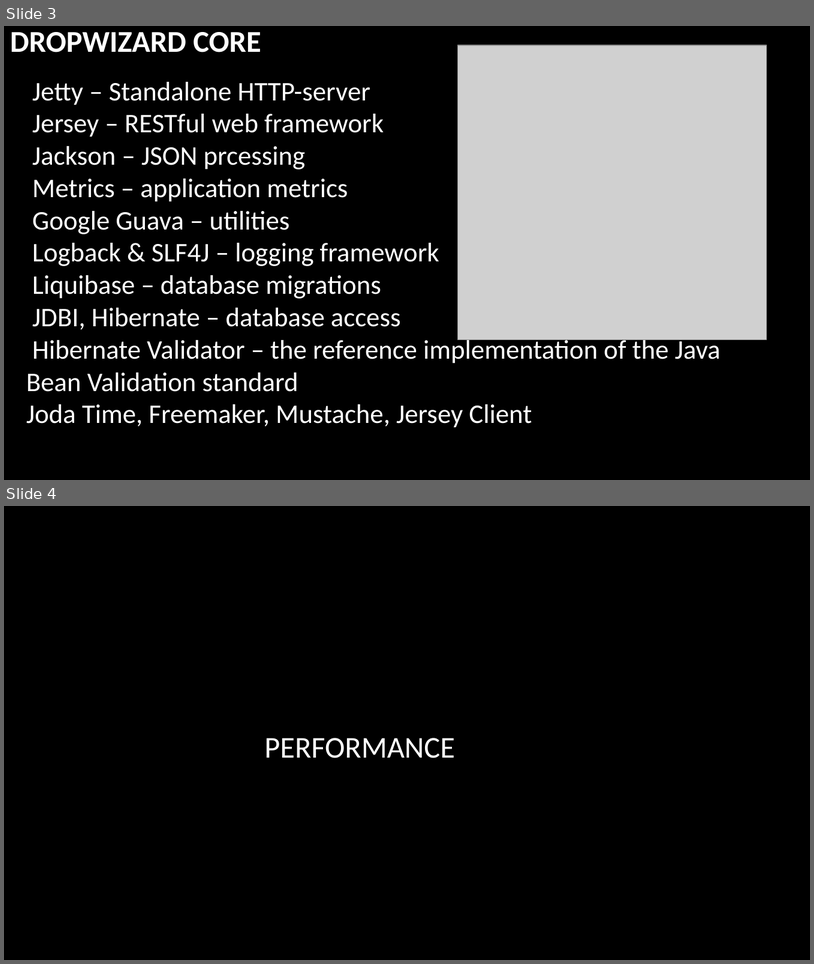
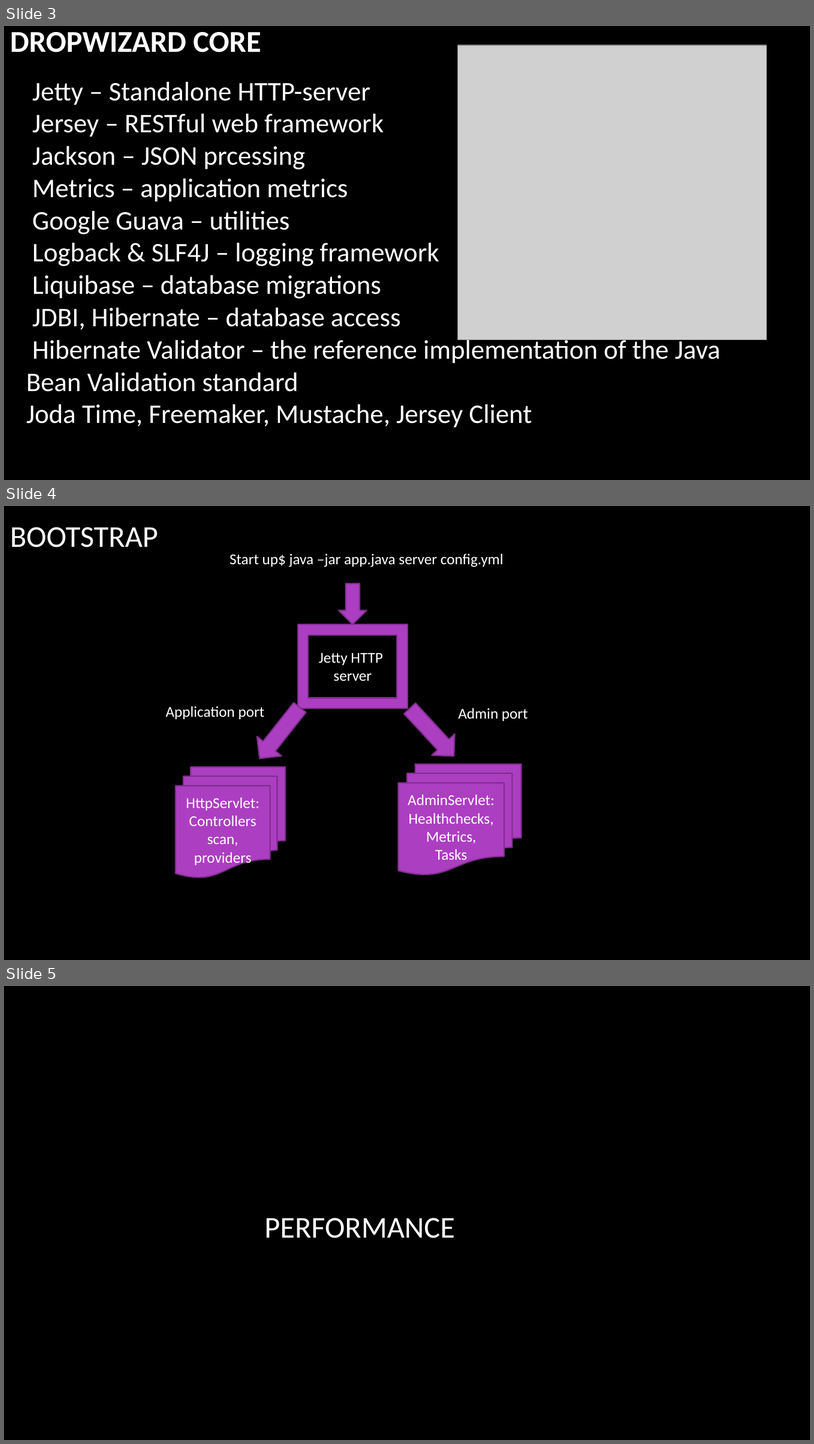
Before and after one commit to arenat/wiza_1, a slide deck: wiza.pptx. Shown one above the other, each under a label of ours: slides 3 and 4 before the commit, slides 3, 4 and 5 after it. The pictures are 814x964 and 814x1444 pixels, drawn with LibreOffice and Linux fonts; fonts in the diff are those of the drawing; grey boxes stand for pictures; background and template pictures are left out. Boxes give left, top, right and bottom in pixels: in the first picture for what was removed or moved away, otherwise in the second. Text is boxed around its words. In the diff, an @@ line names an element or a change of style, - is before the commit and + after.

```diff
--- a/wiza.pptx
+++ b/wiza.pptx
@@ slide 4 added at (x1=4, y1=506, x2=810, y2=960), background picture (left out) @@
@@ title added at (x1=10, y1=527, x2=158, y2=547), 36 pt, text #FFFFFF @@
+BOOTSTRAP
@@ text added at (x1=230, y1=553, x2=504, y2=567), 18 pt, text #FFFFFF @@
+Start up$ java –jar app.java server config.yml
@@ down arrow added at (x1=339, y1=583, x2=367, y2=625), fill #AC3EC1, outline #7F2E8F 1.5 pt @@
@@ frame added at (x1=298, y1=625, x2=408, y2=709), fill #AC3EC1, outline #7F2E8F 1.5 pt @@
@@ text added at (x1=319, y1=652, x2=383, y2=681), 18 pt, text #FFFFFF @@
+Jetty HTTP
+server
@@ down arrow added at (x1=248, y1=697, x2=312, y2=768), fill #AC3EC1, outline #7F2E8F 1.5 pt @@
@@ down arrow added at (x1=399, y1=697, x2=466, y2=766), fill #AC3EC1, outline #7F2E8F 1.5 pt @@
@@ text added at (x1=166, y1=706, x2=265, y2=719), 18 pt, text #FFFFFF @@
+Application port
@@ text added at (x1=458, y1=708, x2=528, y2=721), 18 pt, text #FFFFFF @@
+Admin port
@@ flow chart multidocument added at (x1=176, y1=767, x2=286, y2=877), fill #AC3EC1, outline #7F2E8F 1.5 pt, 18 pt, text #FFFFFF @@
+HttpServlet:
+Controllers scan,
+providers
@@ flow chart multidocument added at (x1=398, y1=764, x2=522, y2=874), fill #AC3EC1, outline #7F2E8F 1.5 pt, 18 pt, text #FFFFFF @@
+AdminServlet:
+Healthchecks,
+Metrics,
+Tasks
@@ what was slide 4 is now slide 5 @@
```
Also in this commit, not shown: 2 slides changed, 4 other slides added, 11 other files.
